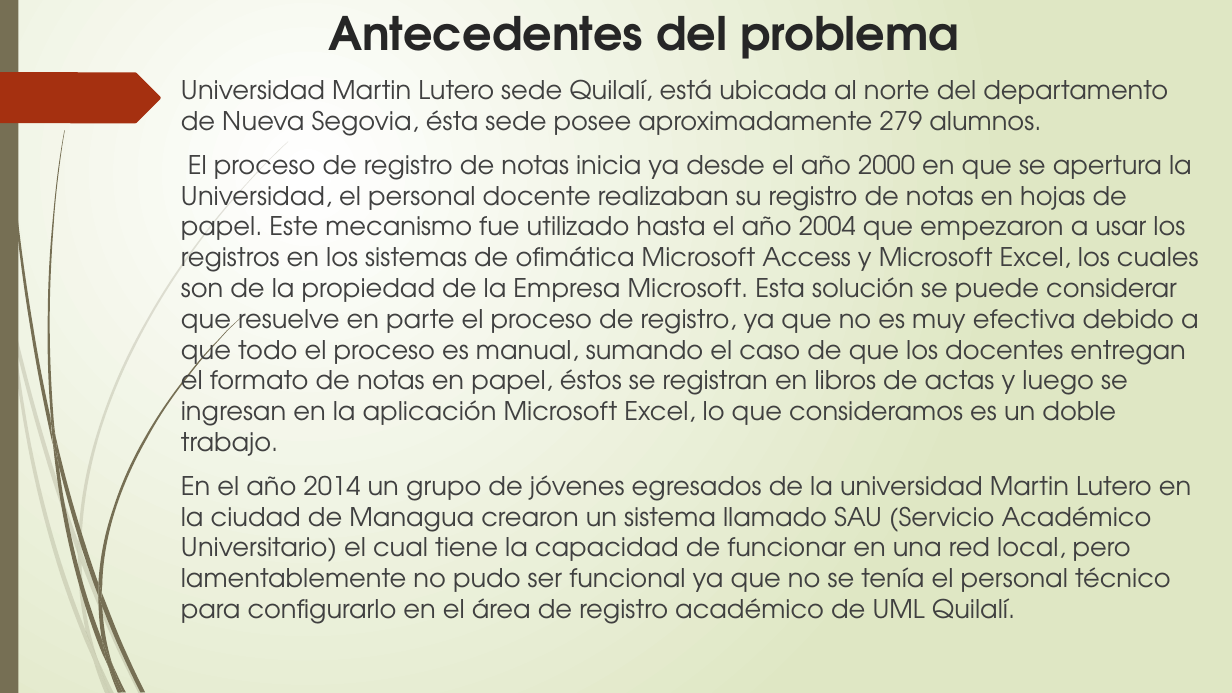
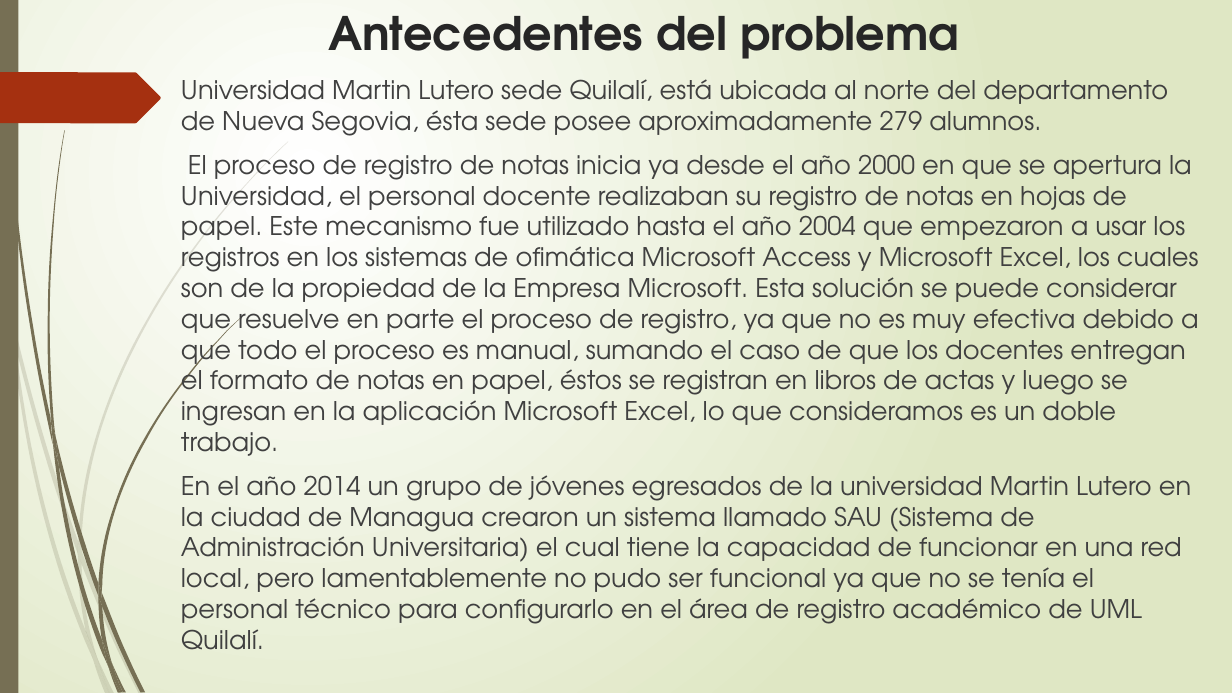
Before and after one commit to francha23/sistema-de-notas, a slide deck: slide 6 of Presentacion/El principio de la sabiduría es el temor.pptx. Drawn at 1232x693 pixels with LibreOffice and Linux fonts; fonts in the diff are those of the drawing. Boxes give left, top, right and bottom in pixels: in the first picture for what was removed or moved away, otherwise in the second. Text is boxed around its words. In the diff, an @@ line names an element or a change of style, - is before the commit and + after.

```diff
--- a/Presentacion/El principio de la sabiduría es el temor.pptx
+++ b/Presentacion/El principio de la sabiduría es el temor.pptx
@@ text at [181, 475, 1191, 650]: text changed @@
-En el año 2014 un grupo de jóvenes egresados de la universidad Martin Lutero en la ciudad de Managua crearon un sistema llamado SAU (Servicio Académico Universitario) el cual tiene la capacidad de funcionar en una red local, pero lamentablemente no pudo ser funcional ya que no se tenía el personal técnico para configurarlo en el área de registro académico de UML Quilalí.
+En el año 2014 un grupo de jóvenes egresados de la universidad Martin Lutero en la ciudad de Managua crearon un sistema llamado SAU (Sistema de Administración Universitaria) el cual tiene la capacidad de funcionar en una red local, pero lamentablemente no pudo ser funcional ya que no se tenía el personal técnico para configurarlo en el área de registro académico de UML Quilalí.
```
Also in this commit, not shown: 6 other slides changed, 2 slides added.
